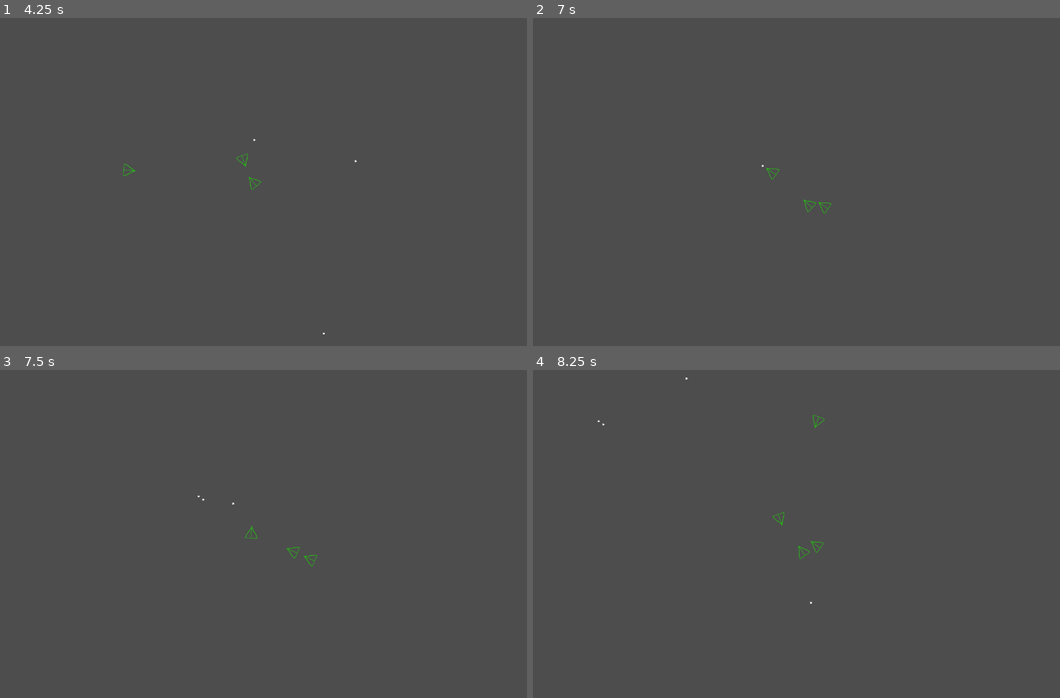
Above: before the commit, frames 1-4 (two rows, left to right).
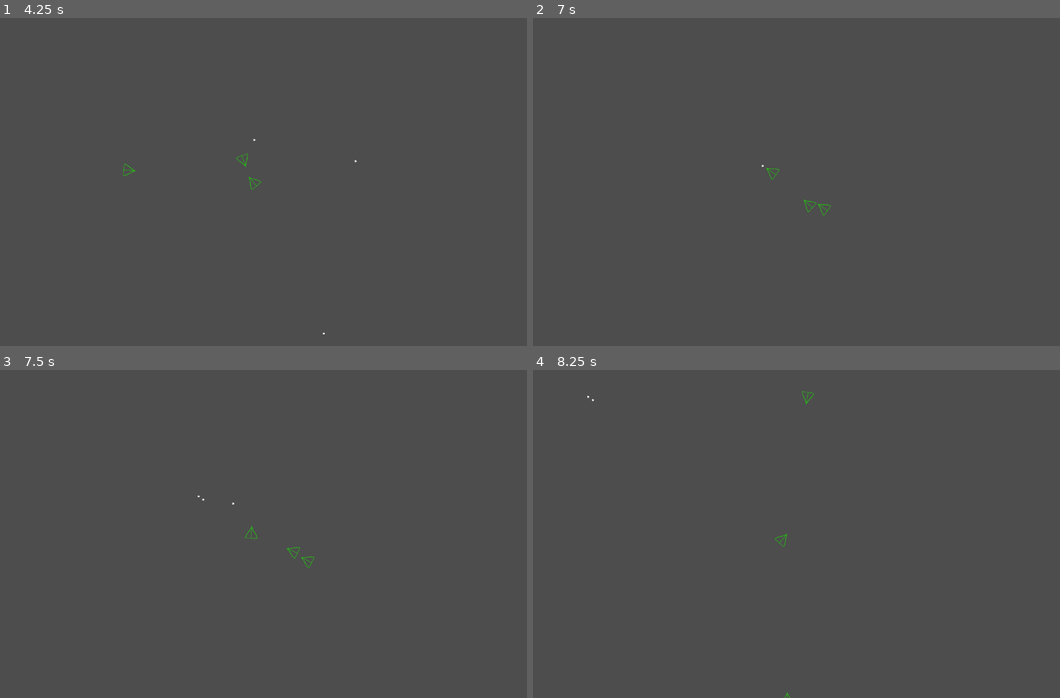
Above: after the commit, the same moments.

Repository: Edvinest/space-endless
Game: Godot game, scene res://Main.tscn
Same seed, same stepped clock (60 frames per second), same inputs: the game is played once before the commit and once after it.
Inputs:
- Up to frame 1 (4.25 s): tap Enter at 0.5, 2 s; hold D (move_right) 0.53-1.28 s; hold Space (shoot) 0.53-1.28 s; hold S (move_down) 1.28-2.03 s; tap Space (shoot) at 1.35, 2.85 s; hold D (move_right) 2.03-2.78 s; hold Space (shoot) 2.03-2.78 s; hold W (move_up) 2.78-3.53 s; hold A (move_left) from 3.53 s (still down); hold Space (shoot) from 3.53 s (still down)
- Up to frame 2 (7 s): release Space (shoot) at 4.28 s; tap Space (shoot) at 4.35, 5.85 s; tap Enter at 5 s; release A (move_left) at 5.03 s; hold S (move_down) 5.03-5.78 s; hold Space (shoot) 5.03-5.78 s; hold D (move_right) 5.78-6.53 s; hold W (move_up) from 6.53 s (still down); hold Space (shoot) from 6.53 s (still down)
- Up to frame 3 (7.5 s): release W (move_up) at 7.28 s; release Space (shoot) at 7.28 s; hold D (move_right) from 7.28 s (still down); tap Space (shoot) at 7.35 s
- Up to frame 4 (8.25 s): release D (move_right) at 8.03 s; hold S (move_down) from 8.03 s (still down); hold Space (shoot) from 8.03 s (still down)

Frame 1 is identical in both runs. In frame 2, less than 0.1% of the frame differs, in the area x 51-57%, y 55-61%; in frame 3, less than 0.1%; in frame 4, 0.2%, in the area x 10-56%, y 2-100%.

Commit message:
Player death

Diff:
--- a/Enemy.gd
+++ b/Enemy.gd
@@ -34,4 +34,3 @@
 	max_health -= 1
 	if max_health == 0:
 		queue_free()
-	print(max_health)
--- a/Player.gd
+++ b/Player.gd
@@ -1,13 +1,15 @@
 extends CharacterBody2D
 class_name Player
 
-signal hit
 @export var speed : int = 500
 @export var rotation_speed : float = 5
+@onready var projectile_scene : PackedScene = preload("res://Projectile.tscn")
+var health : int = 3
 var can_fire : bool
+var is_alive : bool
 var rotation_direction : float = 0
 var screen_size : Vector2
-@onready var projectile_scene : PackedScene = preload("res://Projectile.tscn")
+var collision_position : Vector2
 
 # Called when the node enters the scene tree for the first time.
 func _ready():
@@ -18,6 +20,8 @@
 
 func _start(pos: Vector2):
 	position = pos
+	is_alive = true
+	show()
 	$CollisionShape2D.disabled = false
 
 func _get_input():
@@ -48,18 +52,33 @@
 	$Path2D.global_position = global_position
 
 func _physics_process(delta):
-	_get_input()
-	rotation += rotation_direction * rotation_speed * delta
-	move_and_slide()
+	if is_alive:
+		_get_input()
+		rotation += rotation_direction * rotation_speed * delta
+		move_and_slide()
 
-func _on_Player_body_entered(body):
+func _take_damage():
+	health -= 1
+
 	#check if player has any health left
+	#if health > 0:
 	#make player blink for a few seconds if they do
-	emit_signal("hit")
+	#$AnimatedSprite2D.animation = "damaged"
 	#disable collision for a few seconds if they do
+	#$CollisionShape2D.disabled = true
 	#push the player in the opposite direction
-	$CollisionShape2D.set_deferred("disabled", true)
 
+	if health == 0:
+		hide()
+		$CollisionShape2D.set_deferred("disabled", true)
+		is_alive = false
 
 func _on_fire_timer_timeout():
 	can_fire = true
+
+
+func _on_body_entered(body):
+	if body is Enemy:
+		collision_position = body.position
+		print(collision_position)
+		_take_damage()
--- a/Player.tscn
+++ b/Player.tscn
@@ -37,7 +37,15 @@
 script = ExtResource("1_duuhb")
 
 [node name="CollisionShape2D" type="CollisionShape2D" parent="."]
-position = Vector2(-0.9, 0)
+visible = false
+position = Vector2(-1.80005, 0)
+shape = SubResource("CircleShape2D_iwmtx")
+
+[node name="Area2D" type="Area2D" parent="."]
+
+[node name="CollisionShape2D" type="CollisionShape2D" parent="Area2D"]
+position = Vector2(-0.900024, 0)
+scale = Vector2(1.18, 1.18)
 shape = SubResource("CircleShape2D_iwmtx")
 
 [node name="AnimatedSprite2D" type="AnimatedSprite2D" parent="."]
@@ -64,4 +72,5 @@
 
 [node name="Marker2D" type="Marker2D" parent="Path2D/PathFollow2D"]
 
+[connection signal="body_entered" from="Area2D" to="." method="_on_body_entered"]
 [connection signal="timeout" from="FireTimer" to="." method="_on_fire_timer_timeout"]
--- a/Projectile.gd
+++ b/Projectile.gd
@@ -17,7 +17,9 @@
 	if body is Enemy:
 		var enemy : Enemy = body as Enemy
 		enemy._take_damage()
-		print("pog")
+	if body is Player:
+		var player : Player = body as Player
+		player._take_damage()
 
 	queue_free()
 
